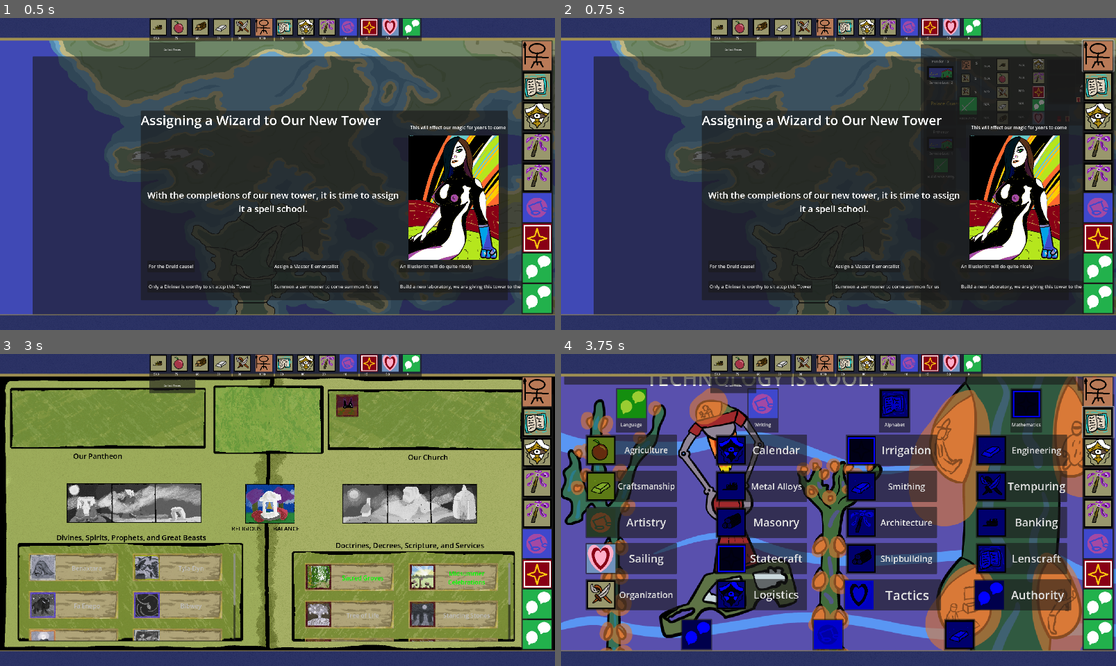
Above: before the commit, frames 1-4 (two rows, left to right).
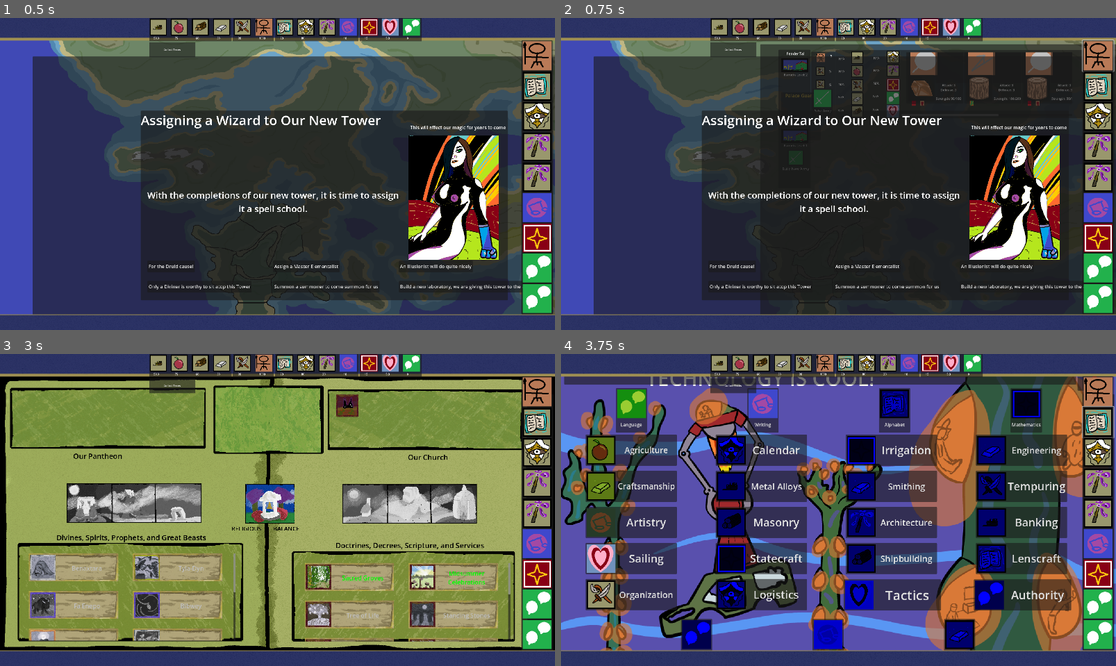
Above: after the commit, the same moments.

Repository: etherthegreat/mostupdatedfarsword
Game: Godot game, scene res://Game Scenes and Scripts/world.tscn
Same seed, same stepped clock (60 frames per second), same inputs: the game is played once before the commit and once after it. This scene is started directly instead of the project's main scene.
Inputs (mouse positions are in pixels of both pictures, inside the frame that each line leads up to):
- Up to frame 1 (0.5 s): no input
- Up to frame 2 (0.75 s): click (1099, 55) at 0.5 s
- Up to frame 3 (3 s): click (499, 425) at 1.27 s; click (538, 453) at 2 s; click "Build a new laboratory, we ar…" at 2.75 s
- Up to frame 4 (3.75 s): click (1099, 422) at 3.5 s

Frame 1 is identical in both runs. In frame 2, 10% of the frame differs, in the area x 35-100%, y 8-95%; in frame 3, less than 0.1%; in frame 4, nothing differs.

Commit message:
Minor Army Panel Fixes
Broke the army panel earlier, fixed it (mostly)

Diff:
--- a/Game Scenes and Scripts/army.gd
+++ b/Game Scenes and Scripts/army.gd
@@ -97,11 +97,9 @@
 	#print("UnitUiContainer Children", $RadicalCoolTestPanel/UnitUIContainer.get_children())
 	if unitsList != null:
 		for Unit in unitsList:
-			#print("Unit in Radical Cool Panel", Unit, Unit.unitType)
 			var newUnitUI = unitUIScene.instantiate()
 			newUnitUI.assignUnit(Unit)
 			newUnitUI.findMilMods(Unit)
-			newUnitUI.updateControl
 			$ScrollContainer/UnitUIContainer.add_child(newUnitUI)
 			#print("Unit", Unit.unitType, "Level", Unit.unitLevel)
 	surveySelf()
@@ -131,7 +129,7 @@
 func addUnitToArmy(unitToAdd):
 	unitsList.append(unitToAdd)
 	unitToAdd.updateArmy.connect(surveySelf)
-	$ScrollContainer/UnitUIContainer.add_child(unitToAdd)
+	$UnitContainer.add_child(unitToAdd)
 	#print("units listfrom addUnit", unitsList)
 	#print("unitsConfirmation List", UnitConfirmationList)
 
@@ -174,6 +172,13 @@
 	armyHarmonyCost = 0
 	armyFaithCost = 0
 	print("Surveyingg Self")
+	var unitCount: int
+	unitCount = 0
+	for Unit in unitsList:
+		unitCount += 1
+	var minSize: int = (unitCount * 210)
+	$ScrollContainer/UnitUIContainer.set_custom_minimum_size(Vector2(minSize, 0))
+			#print("Unit", Unit.unitType, "Level", Unit.unitLevel)
 	if raised == true:
 		#for Unit in unitsList:
 			#var unitManpower: int = Unit.unitCurrentManpower
@@ -259,8 +264,9 @@
 	else:
 		for Unit in unitsList:
 		#manpower
-			if Unit.unitCurrentManpower < Unit.unitMaxManpower:
-				armyManpowerCost += (Unit.unitLevel * (-1 * parentCountry.armyReinforceRate)) #replace -3 with - var reinforceUnraisedRate
+			if is_instance_valid(Unit):
+				if Unit.unitCurrentManpower < Unit.unitMaxManpower:
+					armyManpowerCost += (Unit.unitLevel * (-1 * parentCountry.armyReinforceRate)) #replace -3 with - var reinforceUnraisedRate
 	pass
 
 func calculateMaxUnitLevel():
@@ -291,7 +297,7 @@
 	pass
 
 func commanderCheck():
-	for Unit in $RadicalCoolTestPanel/UnitContainer.get_children():
+	for Unit in $UnitContainer.get_children():
 		if Unit.militaryModifierList != null:
 			for MilMod in Unit.militaryModifierList:
 				if MilMod.commanderMod == true:
--- a/Game Scenes and Scripts/army.tscn
+++ b/Game Scenes and Scripts/army.tscn
@@ -17,114 +17,118 @@
 
 [node name="Army" type="Control"]
 layout_mode = 3
-anchors_preset = 0
+anchor_right = 0.504
+anchor_bottom = 0.221
+offset_top = -1.0
+offset_right = -967.68
+offset_bottom = -239.68
 mouse_filter = 2
 script = ExtResource("1_clqeb")
 
 [node name="RadicalCoolTestPanel" type="Panel" parent="."]
 layout_mode = 0
-offset_left = -221.0
-offset_top = -126.0
-offset_right = 450.0
-offset_bottom = 110.0
+offset_left = 88.0
+offset_top = 4.0
+offset_right = 968.0
+offset_bottom = 240.0
 mouse_filter = 2
 
 [node name="WeaponsCost" type="Label" parent="."]
 layout_mode = 0
-offset_left = -211.0
-offset_top = -15.0
-offset_right = -153.0
-offset_bottom = 8.0
+offset_left = 98.0
+offset_top = 115.0
+offset_right = 156.0
+offset_bottom = 138.0
 scale = Vector2(0.68, 0.64)
 text = "N/A"
 
 [node name="FoodCost" type="Label" parent="."]
 layout_mode = 0
-offset_left = -210.0
-offset_top = -60.0
-offset_right = -152.0
-offset_bottom = -37.0
+offset_left = 99.0
+offset_top = 70.0
+offset_right = 157.0
+offset_bottom = 93.0
 scale = Vector2(0.68, 0.64)
 text = "N/A"
 
 [node name="GoldCost" type="Label" parent="."]
 layout_mode = 0
-offset_left = -210.0
-offset_top = -103.0
-offset_right = -152.0
-offset_bottom = -80.0
+offset_left = 99.0
+offset_top = 27.0
+offset_right = 157.0
+offset_bottom = 50.0
 scale = Vector2(0.68, 0.64)
 text = "N/A"
 
 [node name="MandateCost" type="Label" parent="."]
 layout_mode = 0
-offset_left = -91.0
-offset_top = -18.0
-offset_right = -33.0
-offset_bottom = 5.0
+offset_left = 218.0
+offset_top = 112.0
+offset_right = 276.0
+offset_bottom = 135.0
 scale = Vector2(0.68, 0.64)
 text = "N/A"
 
 [node name="MagicCost" type="Label" parent="."]
 layout_mode = 0
-offset_left = -90.0
-offset_top = -63.0
-offset_right = -32.0
-offset_bottom = -40.0
+offset_left = 219.0
+offset_top = 67.0
+offset_right = 277.0
+offset_bottom = 90.0
 scale = Vector2(0.68, 0.64)
 text = "N/A"
 
 [node name="FaithCost" type="Label" parent="."]
 layout_mode = 0
-offset_left = -90.0
-offset_top = -106.0
-offset_right = -32.0
-offset_bottom = -83.0
+offset_left = 219.0
+offset_top = 24.0
+offset_right = 277.0
+offset_bottom = 47.0
 scale = Vector2(0.68, 0.64)
 text = "N/A"
 
 [node name="WoodCost" type="Label" parent="."]
 layout_mode = 0
-offset_left = -212.0
-offset_top = 76.0
-offset_right = -154.0
-offset_bottom = 99.0
+offset_left = 97.0
+offset_top = 206.0
+offset_right = 155.0
+offset_bottom = 229.0
 scale = Vector2(0.68, 0.64)
 text = "N/A"
 
 [node name="MetalCost" type="Label" parent="."]
 layout_mode = 0
-offset_left = -212.0
-offset_top = 29.0
-offset_right = -154.0
-offset_bottom = 52.0
+offset_left = 97.0
+offset_top = 159.0
+offset_right = 155.0
+offset_bottom = 182.0
 scale = Vector2(0.68, 0.64)
 text = "N/A"
 
 [node name="HarmonyCost" type="Label" parent="."]
 layout_mode = 0
-offset_left = -92.0
-offset_top = 73.0
-offset_right = -34.0
-offset_bottom = 96.0
+offset_left = 217.0
+offset_top = 203.0
+offset_right = 275.0
+offset_bottom = 226.0
 scale = Vector2(0.68, 0.64)
 text = "N/A"
 
 [node name="InfluenceCost" type="Label" parent="."]
 layout_mode = 0
-offset_left = -92.0
-offset_top = 26.0
-offset_right = -34.0
-offset_bottom = 49.0
+offset_left = 217.0
+offset_top = 156.0
+offset_right = 275.0
+offset_bottom = 179.0
 scale = Vector2(0.68, 0.64)
 text = "N/A"
 
 [node name="AttackDefencePanel" type="Panel" parent="."]
 layout_mode = 0
-offset_left = -305.0
-offset_top = -120.0
-offset_right = -222.0
-offset_bottom = 109.0
+offset_left = 4.0
+offset_top = 10.0
+offset_right = 87.0
+offset_bottom = 239.0
 
 [node name="Attack" type="Label" parent="AttackDefencePanel"]
 layout_mode = 0
@@ -170,10 +174,10 @@
 
 [node name="GridContainer" type="Control" parent="."]
 anchors_preset = 0
-offset_left = -210.0
-offset_top = -47.0
-offset_right = -8.0
-offset_bottom = 233.0
+offset_left = 99.0
+offset_top = 83.0
+offset_right = 301.0
+offset_bottom = 363.0
 
 [node name="Weapons Sprite" type="Sprite2D" parent="GridContainer"]
 position = Vector2(64, 43)
@@ -227,10 +231,10 @@
 
 [node name="RaiseArmy" type="Button" parent="."]
 layout_mode = 0
-offset_left = -300.0
-offset_top = 8.0
-offset_right = -232.0
-offset_bottom = 102.0
+offset_left = 9.0
+offset_top = 138.0
+offset_right = 77.0
+offset_bottom = 232.0
 theme_override_font_sizes/font_size = 11
 text = "Raise Army"
 icon = ExtResource("13_gr5rn")
@@ -251,21 +255,23 @@
 
 [node name="UnitContainer" type="HBoxContainer" parent="."]
 layout_mode = 0
-offset_left = 39.0
-offset_top = -126.0
-offset_right = 1336.0
-offset_bottom = -86.0
+offset_left = 348.0
+offset_top = 4.0
+offset_right = 1645.0
+offset_bottom = 44.0
 mouse_filter = 2
 
 [node name="ScrollContainer" type="ScrollContainer" parent="."]
 layout_mode = 0
-offset_left = 7.0
-offset_top = -118.0
-offset_right = 447.0
-offset_bottom = 103.0
+offset_left = 316.0
+offset_top = 12.0
+offset_right = 907.0
+offset_bottom = 233.0
+vertical_scroll_mode = 0
 
 [node name="UnitUIContainer" type="HBoxContainer" parent="ScrollContainer"]
 layout_mode = 2
+size_flags_horizontal = 3
 mouse_filter = 2
 theme_override_constants/separation = 200
 
--- a/Game Scenes and Scripts/country.gd
+++ b/Game Scenes and Scripts/country.gd
@@ -275,6 +275,8 @@
 				addNewUnit(Army, "Infantry", 1, "Club", "Copper")
 				addNewUnit(Army, "Ranged", 2, "Atlatl", "Wood")
 				addNewUnit(Army, "Infantry", 1, "Club", "Wood")
+				addNewUnit(Army, "Infantry", 3, "Club", "Iron")
+				addNewUnit(Army, "Infantry", 3, "Club", "Iron")
 	if Player == true:
 		pass
 	pass
@@ -329,16 +331,19 @@
 	emit_signal("displayCommander", commander)
 	pass
 
+var weaponScene = load("res://weapon.tscn")
+var oreScene = load("res://ore.tscn")
+
 func addNewUnit(Army, UnitType, Level, WeaponType, OreType):
 	var newUnit = unitScene.instantiate()
 	newUnit.playerCountry = self
 	newUnit.unitType = str(UnitType)
 	newUnit.unitLevel = Level
-	var newWeapon = Weapon.new()
+	var newWeapon = weaponScene.instantiate()
 	newWeapon.weaponType = str(WeaponType)
 	newWeapon.buildSelf()
 	newUnit.unitWeapon = newWeapon
-	var newOre = ore.new()
+	var newOre = oreScene.instantiate()
 	newOre.buildSelf(OreType)
 	newUnit.unitMetal = newOre
 	newUnit.calculateOreMilMod()
--- a/Game Scenes and Scripts/military_panel_control.gd
+++ b/Game Scenes and Scripts/military_panel_control.gd
@@ -31,7 +31,6 @@
 			for Tile in playerNode.OwnedTileList:
 				if Tile.tileNumber == newBarracksButton.barracksTile.tileNumber:
 					if Tile.stationedArmy != null:
-						print("HOZIER IS GAS")
 						newBarracksButton.addPrebuiltArmy(Tile.stationedArmy)
 	else:
 		print("Illusion, playerBarracks = null")
--- a/Game Scenes and Scripts/world.gd
+++ b/Game Scenes and Scripts/world.gd
@@ -345,6 +345,9 @@
 func _on_army_button_pressed() -> void:
 	if $CanvasLayer/MilitaryPanelControl.visible == false:
 		$CanvasLayer/MilitaryPanelControl.visible = true
+		$CanvasLayer/MilitaryPanelControl
+	else:
+		$CanvasLayer/MilitaryPanelControl.visible = false
 	pass # Replace with function body.
 
 const armyScene = preload("res://Game Scenes and Scripts/army.tscn")
--- a/Game Scenes and Scripts/world.tscn
+++ b/Game Scenes and Scripts/world.tscn
@@ -617,6 +617,7 @@
 offset_bottom = 1017.0
 
 [node name="GodsContainer" type="GridContainer" parent="CanvasLayer/BeliefControl/BeliefPanel/GodsScrollContainer"]
+custom_minimum_size = Vector2(0, 700)
 layout_mode = 2
 mouse_filter = 2
 theme_override_constants/h_separation = 360
@@ -631,6 +632,7 @@
 offset_bottom = 1018.0
 
 [node name="DoctrineContainer" type="GridContainer" parent="CanvasLayer/BeliefControl/BeliefPanel/DoctrineScrollContainer"]
+custom_minimum_size = Vector2(0, 700)
 layout_mode = 2
 mouse_filter = 2
 theme_override_constants/h_separation = 360
@@ -990,9 +992,9 @@
 visible = false
 layout_mode = 3
 anchors_preset = 0
-offset_left = -176.0
+offset_left = -732.0
 offset_top = 38.0
-offset_right = -136.0
+offset_right = -692.0
 offset_bottom = 78.0
 mouse_filter = 2
 script = ExtResource("38_0kf4p")
@@ -1001,15 +1003,15 @@
 layout_mode = 0
 offset_left = 1421.0
 offset_top = 53.0
-offset_right = 1985.0
+offset_right = 2743.0
 offset_bottom = 1001.0
 mouse_filter = 2
 
 [node name="ScrollContainer" type="ScrollContainer" parent="CanvasLayer/MilitaryPanelControl"]
-layout_mode = 0
-offset_left = 1387.0
-offset_top = 98.0
-offset_right = 1983.0
+layout_mode = 1
+offset_left = 1440.0
+offset_top = 71.0
+offset_right = 2742.0
 offset_bottom = 983.0
 
 [node name="GridContainer" type="VBoxContainer" parent="CanvasLayer/MilitaryPanelControl/ScrollContainer"]
--- a/barracks_button.tscn
+++ b/barracks_button.tscn
@@ -80,10 +80,10 @@
 
 [node name="ArmyContainer" type="VBoxContainer" parent="."]
 layout_mode = 0
-offset_left = 463.0
-offset_top = 126.0
-offset_right = 555.0
-offset_bottom = 222.0
+offset_left = 154.0
+offset_top = -2.0
+offset_right = 1120.0
+offset_bottom = 231.0
 
 [node name="NameAndConfirmPanel" type="Panel" parent="."]
 visible = false
--- a/unit_ui.gd
+++ b/unit_ui.gd
@@ -3,7 +3,7 @@
 #@class_name UIUnitScene
 
 var thisUnit: Unit
-var updateControl: bool
+var updateControl: bool = false
 
 var milModList: Array = []
 var modListCompare: Array = []
@@ -22,7 +22,7 @@
 	if updateControl == false:
 		return
 	else:
-		if thisUnit != null:
+		if is_instance_valid(thisUnit):
 			$Panel/UnitNameLabel.text = thisUnit.unitType
 			if thisUnit.unitWeapon != null:
 				$Panel/WeaponTypeButton.icon = thisUnit.unitWeapon.weaponImage
@@ -36,11 +36,11 @@
 			$Panel/ManpowerLabel.text = str("Strength: ", thisUnit.unitCurrentManpower, "/", thisUnit.unitMaxManpower)
 			#print("UPdating UI UNit HAHAHAA!")
 			#print(self, "I am here, ya ya ya", thisUnit.unitType)
-
 	pass
 
 func assignUnit(unitforTransfer):
 	thisUnit = unitforTransfer
+	print(thisUnit, thisUnit.unitType, "DEBUG thisUnit")
 	pass
 
 func upgradeButtonCalculation(maxUnitLevel):
@@ -121,13 +121,12 @@
 		for OreButton in oresList:
 			OreButton.queue_free()
 		oresList.clear()
-	print("DEBUG AVAILABLE ORES", thisUnit.playerCountry.availableOres)
+	#print("DEBUG AVAILABLE ORES", thisUnit.playerCountry.availableOres)
 	for ore in thisUnit.playerCountry.availableOres:
 		var newOreButton = oreButtonScene.instantiate()
 		newOreButton.buildSelf(ore.oreType, ore.oreImage)
 		newOreButton.giveOreName.connect(addOre)
 		oresList.append(newOreButton)
-		print("DEBUG ORESLIST", oresList)
 		$OresChoicePanel/ScrollContainer/GridContainer.add_child(newOreButton)
 	if $OresChoicePanel.visible == false:
 		$OresChoicePanel.visible = true
--- a/unit_ui.tscn
+++ b/unit_ui.tscn
@@ -1,18 +1,31 @@
-[gd_scene load_steps=2 format=3 uid="uid://2asjxq2s8ns0"]
+[gd_scene load_steps=3 format=3 uid="uid://2asjxq2s8ns0"]
 
 [ext_resource type="Script" uid="uid://w51gsk23fphv" path="res://unit_ui.gd" id="1_xgapy"]
 
+[sub_resource type="RectangleShape2D" id="RectangleShape2D_rmpbi"]
+size = Vector2(226, 237)
+
 [node name="UnitUI" type="Control"]
 layout_mode = 3
-anchors_preset = 0
+anchor_left = -0.058
+anchor_right = 0.06
+anchor_bottom = 0.241
+offset_left = 109.36
+offset_top = 80.0
+offset_right = 109.8
+offset_bottom = 75.72
+grow_horizontal = 2
+grow_vertical = 2
+pivot_offset = Vector2(2, -80)
 mouse_filter = 2
 script = ExtResource("1_xgapy")
 
 [node name="Panel" type="Panel" parent="."]
 layout_mode = 0
-offset_top = -81.0
-offset_right = 197.0
-offset_bottom = 155.0
+offset_left = 17.0
+offset_top = -59.0
+offset_right = 214.0
+offset_bottom = 177.0
 mouse_filter = 2
 
 [node name="UnitNameLabel" type="Label" parent="Panel"]
@@ -97,10 +110,10 @@
 
 [node name="GridContainer" type="GridContainer" parent="Panel"]
 layout_mode = 0
-offset_left = 14.0
-offset_top = 286.0
-offset_right = 215.0
-offset_bottom = 319.0
+offset_left = -2.0
+offset_top = 236.0
+offset_right = 199.0
+offset_bottom = 269.0
 mouse_filter = 2
 theme_override_constants/h_separation = 28
 theme_override_constants/v_separation = 32
@@ -133,10 +146,10 @@
 
 [node name="OresChoicePanel" type="Panel" parent="."]
 layout_mode = 0
-offset_left = 100.0
-offset_top = -51.0
-offset_right = 226.0
-offset_bottom = 84.0
+offset_left = 117.0
+offset_top = -29.0
+offset_right = 243.0
+offset_bottom = 106.0
 
 [node name="ScrollContainer" type="ScrollContainer" parent="OresChoicePanel"]
 layout_mode = 0
@@ -154,16 +167,23 @@
 
 [node name="UpgradeButton" type="Button" parent="."]
 layout_mode = 0
-offset_left = 132.0
-offset_top = -77.0
-offset_right = 194.0
-offset_bottom = -53.0
+offset_left = 149.0
+offset_top = -55.0
+offset_right = 211.0
+offset_bottom = -31.0
 theme_override_colors/icon_focus_color = Color(0, 0, 0, 1)
 theme_override_colors/icon_normal_color = Color(0, 0.466667, 0, 1)
 theme_override_colors/font_color = Color(0, 1, 0, 1)
 theme_override_font_sizes/font_size = 10
 text = "Upgrade"
 
+[node name="Area2D" type="Area2D" parent="."]
+position = Vector2(118, 43)
+
+[node name="CollisionShape2D" type="CollisionShape2D" parent="Area2D"]
+position = Vector2(12, 15.5)
+shape = SubResource("RectangleShape2D_rmpbi")
+
 [connection signal="pressed" from="Panel/WeaponTypeButton" to="." method="_on_weapon_type_button_pressed"]
 [connection signal="pressed" from="Panel/OreTypeButton" to="." method="_on_ore_type_button_pressed"]
 [connection signal="pressed" from="Panel/Button" to="." method="_on_button_pressed"]
